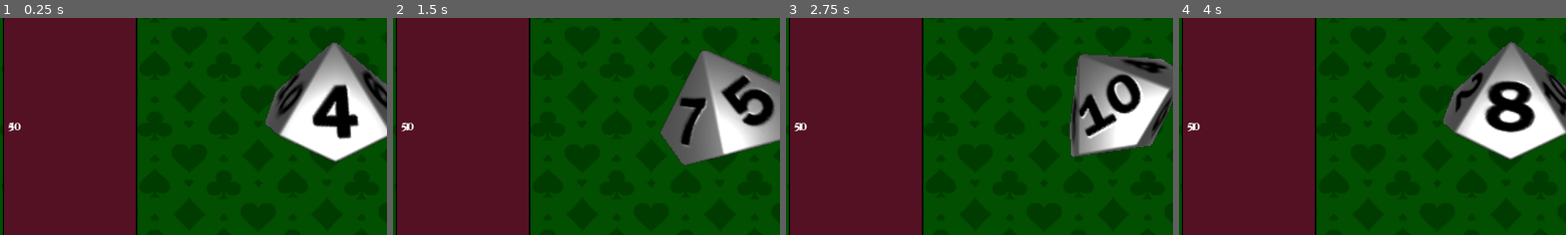
Above: before the commit, frames 1-4 (left to right).
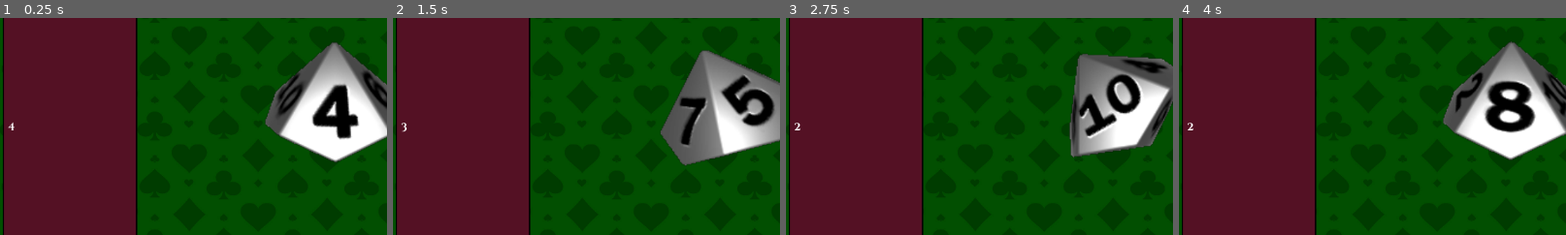
Above: after the commit, the same moments.

Repository: JacksonPearce21/Diceon
Game: Godot game, scene res://Scenes/main_game.tscn
Two runs of this game, one before a commit and one after it. Both use one fixed random seed, a clock stepped at 60 frames per second and the inputs below.
Inputs:
- Up to frame 1 (0.25 s): no input
- Up to frame 2 (1.5 s): click "Roll Dice" at 0.5 s; click "Roll Dice" at 1.25 s
- Up to frame 3 (2.75 s): click "Roll Dice" at 2 s
- Up to frame 4 (4 s): no input
The pictures show only the part of the screen within x 3-53%, y 25-75%; the shares and areas given below are measured in that part.

The runs differ from the first frame. In frame 1, less than 0.1% of the frame differs, in the area x 2-6%, y 48-53%; in frame 2, 0.1%; in frame 3, less than 0.1%; in frame 4, less than 0.1%.

Commit message:
rolls decreases after rolling

Diff:
--- a/Scenes/main_game.tscn
+++ b/Scenes/main_game.tscn
@@ -59,18 +59,22 @@
 theme_override_styles/panel = SubResource("StyleBoxFlat_mgc0q")
 
 [node name="Score" type="Label" parent="Control/SideBar"]
+visible = false
 layout_mode = 2
 theme_override_fonts/font = ExtResource("4_18r40")
 
 [node name="Rolls" type="Label" parent="Control/SideBar"]
 layout_mode = 2
 theme_override_fonts/font = ExtResource("4_18r40")
-text = "4"
 
 [node name="Required_score" type="Label" parent="Control/SideBar"]
+visible = false
 layout_mode = 2
 theme_override_fonts/font = ExtResource("4_18r40")
-text = "50"
+
+[node name="Round_num" type="Label" parent="Control/SideBar"]
+visible = false
+layout_mode = 2
 
 [node name="CanvasLayer" type="CanvasLayer" parent="."]
 
--- a/Scripts/Global_manager.gd
+++ b/Scripts/Global_manager.gd
@@ -1,5 +1,14 @@
 extends Node
 
-var round_num = 1
 var dice_rolls = 4
-var required_score = (50 * (round_num * 1.5)) + 25
+var current_round = 1
+var score_needed = 50
+
+func next_round():
+	current_round += 1
+
+func decrease_roll():
+	dice_rolls -= 1
+
+func round_increase():
+	score_needed * (current_round * 1.5) + 25
--- a/Scripts/main_game.gd
+++ b/Scripts/main_game.gd
@@ -3,20 +3,20 @@
 @onready var int_dice = $CanvasLayer/SubViewportContainer/IntViewport/interger_die
 @onready var mult_dice = $CanvasLayer/SubViewportContainer2/MultViewport/multiplier_die
 @onready var score_label = $CanvasLayer/Added_score
-@onready var score =$Control/SideBar/Score
-@onready var rolls =$Control/SideBar/Rolls
-@onready var required_score =$Control/SideBar/Required_score
-
-
+@onready var score = $Control/SideBar/Score
+@onready var rolls = $Control/SideBar/Rolls
+@onready var required_score = $Control/SideBar/Required_score
+@onready var round_num = $Control/SideBar/Round_num
 
 
 func _ready():
+	round_num.text = str(GlobalManager.current_round)
 	rolls.text = str(GlobalManager.dice_rolls)
+	required_score = str(GlobalManager.score_needed)
 	pass
 
 func roll_all_dice():
-	GlobalManager.dice_rolls =- 1
-	rolls.text = str(GlobalManager.dice_rolls)
+	GlobalManager.decrease_roll()
 	int_dice.roll()
 	mult_dice.roll()
 	await get_tree().create_timer(1.9).timeout
@@ -30,6 +30,5 @@
 
 
 func _on_button_pressed():
-	GlobalManager.dice_rolls -= 1
 	rolls.text = str(GlobalManager.dice_rolls)
 	roll_all_dice()
